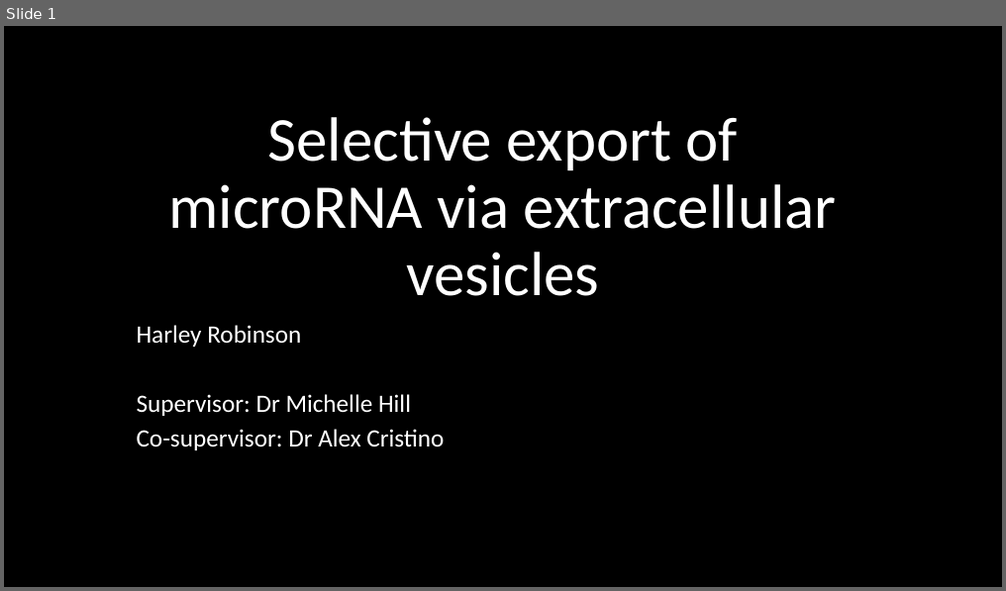
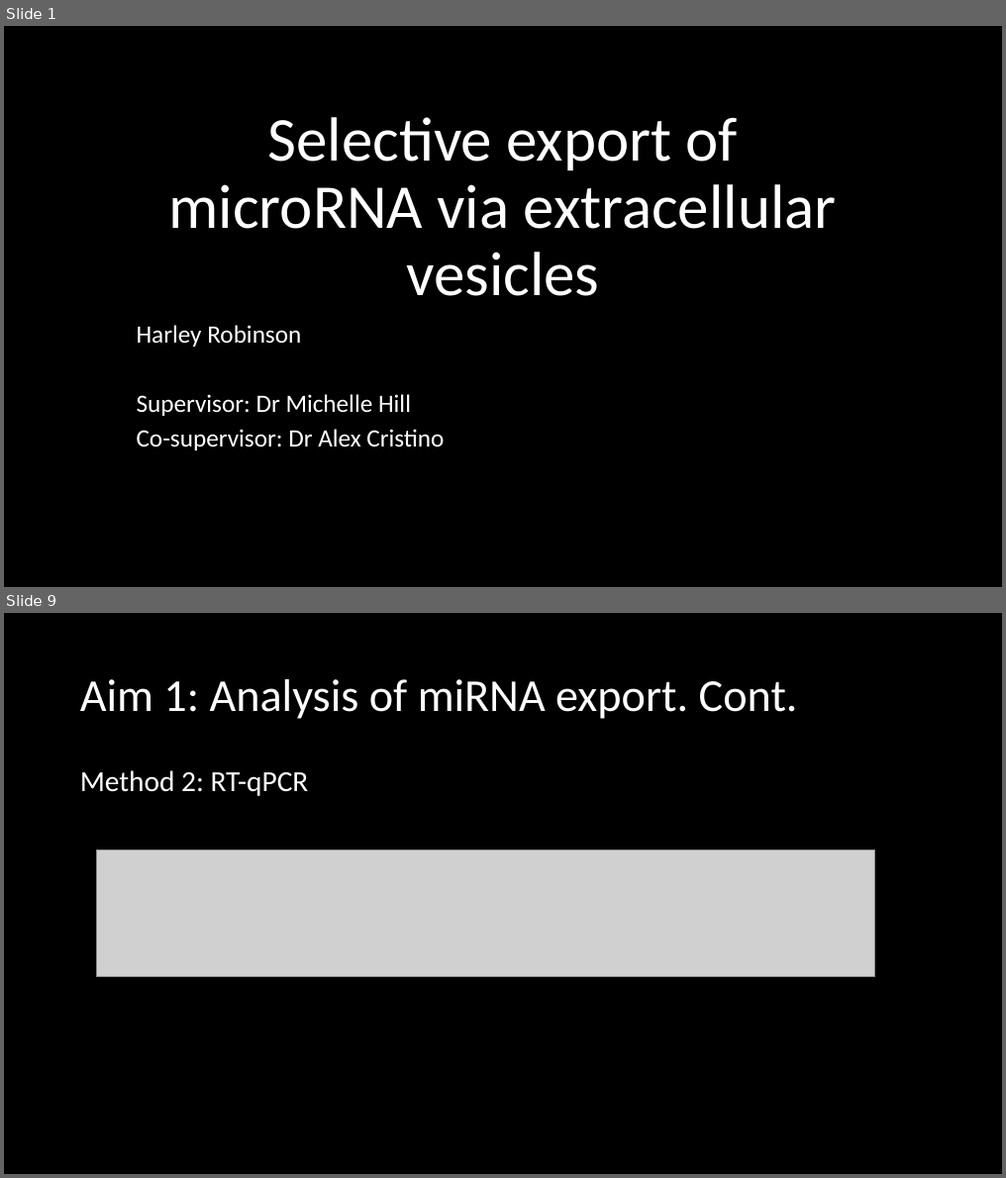
Before and after one commit to HarleyRobinson/Honours2, a slide deck: BackgroundInfo/Selective export of microRNA via extracellular vesicles.pptx. Shown one above the other, each under a label of ours: slide 1 before the commit, slides 1 and 9 after it; the slides between them are not shown. The pictures are 1006x591 and 1006x1178 pixels, drawn with LibreOffice and Linux fonts; fonts in the diff are those of the drawing; grey boxes stand for pictures; background and template pictures are left out. Boxes give left, top, right and bottom in pixels: in the first picture for what was removed or moved away, otherwise in the second. Text is boxed around its words. In the diff, an @@ line names an element or a change of style, - is before the commit and + after.

```diff
--- a/BackgroundInfo/Selective export of microRNA via extracellular vesicles.pptx
+++ b/BackgroundInfo/Selective export of microRNA via extracellular vesicles.pptx
@@ slide 9 added at box(4, 613, 1002, 1174), background #000000 @@
@@ title added at box(80, 679, 798, 719), 44 pt, text #FFFFFF @@
+Aim 1: Analysis of miRNA export. Cont.
@@ text added at box(80, 770, 309, 796), 28 pt, text #FFFFFF @@
+Method 2: RT-qPCR
@@ picture added at box(97, 851, 875, 977) @@
```
Also in this commit, not shown: 7 slides changed, 5 other slides added, 2 slides removed, 7 other files.
